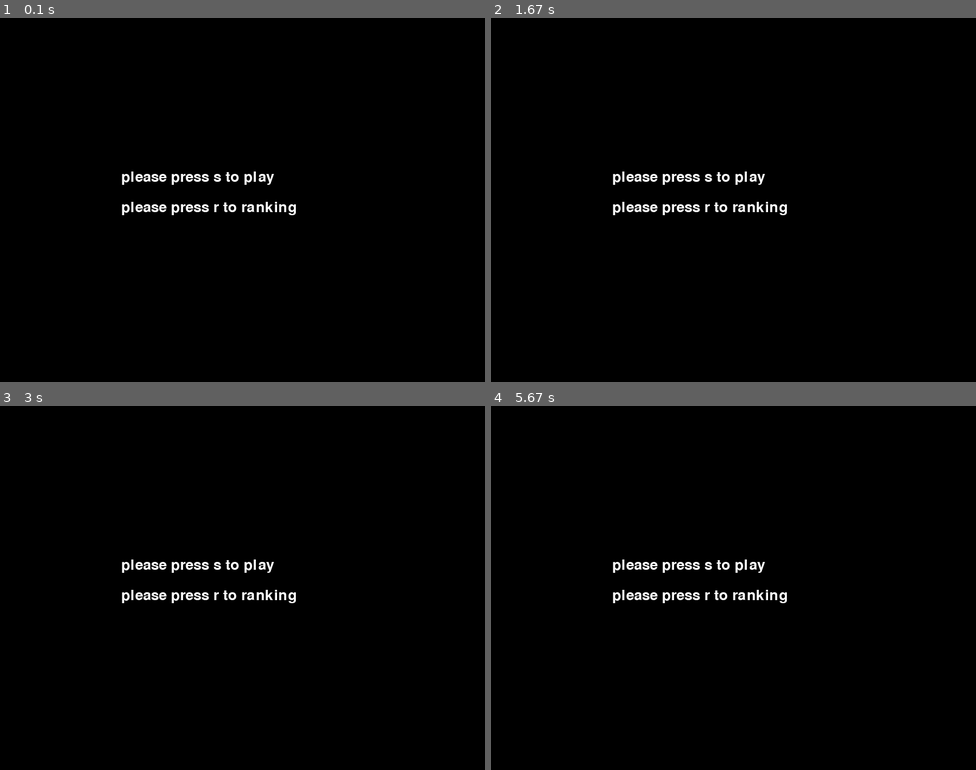
Above: before the commit, frames 1-4 (two rows, left to right).
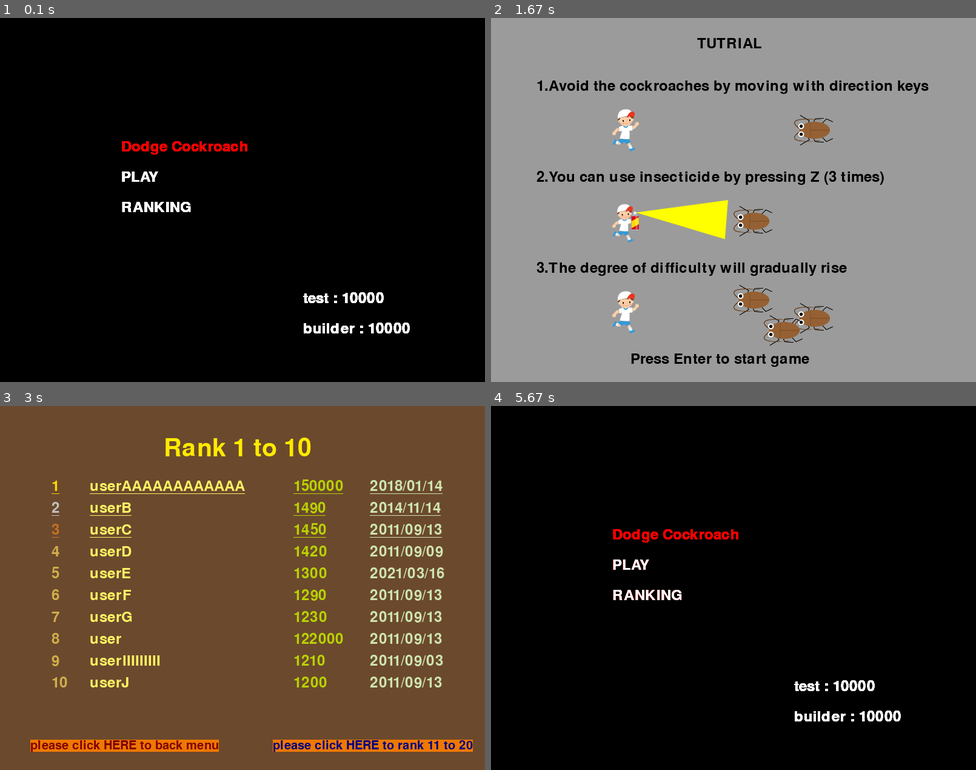
Above: after the commit, the same moments.

Repository: Juju-62q/Taro-sAdventure
Game: pygame game, started from client/MainMenu/MainMenu.py
Same seed, same stepped clock (60 frames per second), same inputs: the game is played once before the commit and once after it.
Inputs (mouse positions are in pixels of both pictures, inside the frame that each line leads up to):
- Up to frame 1 (0.1 s): no input
- Up to frame 2 (1.67 s): press the mouse at (646, 207) at 0.37 s; move the mouse to (714, 243) at 0.47 s; release the mouse at (782, 280) at 0.6 s; press the mouse at (646, 207) at 0.7 s; move the mouse to (617, 247) at 0.8 s; release the mouse at (583, 287) at 0.93 s; press the mouse at (617, 356) at 1.03 s; move the mouse to (617, 243) at 1.13 s; release the mouse at (617, 127) at 1.27 s; press the mouse at (631, 178) at 1.37 s; move the mouse to (631, 159) at 1.47 s; release the mouse at (631, 141) at 1.6 s
- Up to frame 3 (3 s): tap Enter at 1.67, 2.5 s; hold Right 2-2.47 s; move the mouse to (232, 719) at 2.03 s; press the mouse at (155, 595) at 2.87 s; move the mouse to (223, 537) at 2.97 s
- Up to frame 4 (5.67 s): release the mouse at (786, 482) at 3.1 s; press the mouse at (617, 744) at 5.53 s; move the mouse to (689, 682) at 5.63 s

The runs differ from the first frame. In frame 1, 2.0% of the frame differs, in the area x 25-85%, y 33-87%; in frame 2, 98%; in frame 3, 100%, in the area x 0-100%, y 0-100%; in frame 4, 2.0%.

Commit message:
integration test

Diff:
--- a/client/MainMenu/MainMenu.py
+++ b/client/MainMenu/MainMenu.py
@@ -1,7 +1,11 @@
+import sys,os
+sys.path.append(os.getcwd())
+import socket, getpass
 import pygame
 from ScrollGame.ScrollGame import ScrollGame
 from Ranking.Ranking import Ranking
 from PyGameScreen import PyGameScreen
+from pygame.locals import *
 
 class MainMenu(PyGameScreen):
 
@@ -9,30 +13,86 @@
         super().__init__(width, height, surface, fpsClock)
         self.surface.fill((0, 0, 0))
 
+
     def mainMenu(self):
+        # 描画用初期設定
         sysFont = pygame.font.SysFont(None, 36)
-        play = sysFont.render("please press s to play", True, (255, 255, 255))
-        rank = sysFont.render("please press r to ranking", True, (255, 255, 255))
+        play = sysFont.render("PLAY", True, (255, 255, 255))
+        playWidth, playHeight = sysFont.size("PLAY")
+        rank = sysFont.render("RANKING", True, (255, 255, 255))
+        rankWidth, rankHeight = sysFont.size("RANKING")
+        title = sysFont.render("Dodge Cockroach", True, (255, 0, 0))
+        userName = getpass.getuser()
+
+        # ソケット通信
+        #client = socket.socket(socket.AF_INET, socket.SOCK_STREAM)
+        #client.connect(("127.0.0.1", 50000))
+        #client.send("1".encode("ascii"))
+        allHighScore = "test 10000"#client.recv(4096).decode("ascii")
+        allHighScore = allHighScore.replace(" ", " : ")
+        highScore = sysFont.render("{0}".format(allHighScore), True, (255, 255, 255))
+
+        #client.send("2".encode("ascii"))
+        #temp = client.recv(4096) #"Connected"
+        #client.send(userName.encode("ascii"))
+        userHighScore = "10000"#client.recv(4096).decode("ascii")
+        userScore = userName + " : " + userHighScore
+        user = sysFont.render(userScore, True, (255, 255, 255))
+
         flag = False
 
+        #client.close()
+
         while (1):
-            self.checkQuit()
+            #self.checkQuit()
             if(not flag):
+                self.surface.blit(title, (200, 200))
                 self.surface.blit(play, (200, 250))
                 self.surface.blit(rank, (200, 300))
+                self.surface.blit(highScore, (500, 450))
+                self.surface.blit(user, (500, 500))
                 pygame.display.update()
-                flag = True
-            pressedKey = pygame.key.get_pressed()
-            if pressedKey[pygame.K_s]:
-                scrollGame = ScrollGame(self.width, self.height, self.surface, self.fpsClock)
-                scrollGame.gamePlay()
-                self.surface.fill((0, 0, 0))
-                flag = False
-            elif pressedKey[pygame.K_r]:
-                ranking = Ranking(self.width, self.height, self.surface, self.fpsClock)
-                ranking.Ranking()
-                self.surface.fill((0, 0, 0))
-                flag = False
+
+                for event in pygame.event.get():
+                    #マウスポインタの位置を取る
+                    if event.type == MOUSEMOTION:
+                        x, y = event.pos
+                        if 200 <= x <= 200 + playWidth and 250 <= y <= 250 + playHeight:
+                            play = sysFont.render("PLAY", True, (255, 0, 0))
+                        elif 200 <= x <= 200 + rankWidth and 300 <= y <= 300 + rankHeight:
+                            rank = sysFont.render("RANKING", True, (255, 0, 0))
+                        else:
+                            play = sysFont.render("PLAY", True, (255, 255, 255))
+                            rank = sysFont.render("RANKING", True, (255, 255, 255))
+
+                    if event.type == MOUSEBUTTONDOWN and event.button == 1:
+                        x, y = event.pos
+                        if 200 <= x <= 200 + playWidth and 250 <= y <= 250 + playHeight:
+                            click = "PLAY"
+                            flag = True
+                        elif 200 <= x <= 200 + rankWidth and 300 <= y <= 300 + rankHeight:
+                            click = "RANKING"
+                            flag = True
+
+                    if event.type == QUIT:
+                        pygame.quit()
+                        exit()
+
+                #flag = True
+            #pressedKey = pygame.key.get_pressed()
+            #if pressedKey[pygame.K_s]:
+            else:
+                if click == "PLAY":
+                    scrollGame = ScrollGame(self.width, self.height, self.surface, self.fpsClock)
+                    scrollGame.gamePlay()
+                    self.surface.fill((0, 0, 0))
+                    flag = False
+            #elif pressedKey[pygame.K_r]:
+                elif click == "RANKING":
+                    ranking = Ranking(self.width, self.height, self.surface, self.fpsClock)
+                    ranking.Ranking()
+                    self.surface.fill((0, 0, 0))
+                    flag = False
 
 
 if __name__ == '__main__':
@@ -42,5 +102,6 @@
     height = 600
     surface = pygame.display.set_mode((width, height))
     fpsClock = pygame.time
+
     play = MainMenu(width, height, surface, fpsClock)
     play.mainMenu()
--- a/client/Ranking/Ranking.py
+++ b/client/Ranking/Ranking.py
@@ -1,21 +1,249 @@
 import pygame
+import socket
+import pickle
 from PyGameScreen import PyGameScreen
+from pygame.locals import QUIT, MOUSEBUTTONDOWN
+from datetime import datetime
+
 
 class Ranking(PyGameScreen):
 
     def __init__(self, width, height, surface, fpsClock):
         super().__init__(width, height, surface, fpsClock)
-        self.surface.fill((0, 0, 0))
+        self.backColor = (107, 73, 45) # 茶色
+        self.surface.fill(self.backColor)
 
     def Ranking(self):
         # TODO
-        sysFont = pygame.font.SysFont(None, 36)
-        tmp = sysFont.render("please press backspace to back menu", True, (255, 255, 255))
-        self.surface.blit(tmp, (200, 300))
-        pygame.display.update()
-
-        while (1):
-            self.checkQuit()
-            pressedKey = pygame.key.get_pressed()
-            if pressedKey[pygame.K_BACKSPACE]:
-                break
+        #host = 'localhost' # 適宜変えること
+        #port = 59630
+        #client = socket.socket(socket.AF_INET, socket.SOCK_STREAM)
+        #client.connect((host, port)) # サーバーに接続
+        #client.sendall(b'3') # サーバーに要求する処理の識別子
+        #resTemp = client.recv(4096).decode('ascii') # receive "connected"
+        #response = client.recv(4096).decode('ascii').replace('\x00', '') # これで足りないかもしれないので注意
+
+        response = "userAAAAAAAAAAAA 150000 1515934222.15197\nuserB 1490 1415933222.15197\nuserC 1450 1315933222.15197\nuserD 1420 1315533222.15197\nuserE 1300 1615933222.15197\nuserF 1290 1315936222.15197\nuserG 1230 1315933229.15197\nuser 122000 1315913222.15197\nuserIIIIIIIII 1210 1315033222.15197\nuserJ 1200 1315930222.15197\nuserAA 1190 1312933222.15197\nuserBB 1180 1315933022.15197\nuserCC 1120 1315993222.15197\nuserDD 1100 1315633222.15197\nuserEE 1000 1315933220.15197\nuserFF 980 1319933222.15197\nuserGGGG 970000 1310033222.15197\nuserHH 800 1315933000.15197\nuserII 700 1315939022.15197\nuserJJ 200 1315434222.15197" # テスト用
+        rankingTemp = response.split('\n')
+        #client.close() # サーバーとの通信終了
+
+
+
+        # ランキングの取得
+        rankFontSize = 36
+        rankingFont = pygame.font.SysFont(None, rankFontSize)
+        rankingData = [] # タプルのリスト
+        for rank, data in enumerate(rankingTemp, 1):
+            name, score, t = data.split()
+            playTime = (datetime.fromtimestamp(float(t))).strftime('%Y/%m/%d')
+            rankingData.append((str(rank), name, score, playTime))
+
+        sysFont = pygame.font.SysFont(None, 36) # フォントの設定
+        returnObj = ClickedString("please click HERE to back menu", 50, 550) # メインメニューへ戻る関連
+        nextObj = NextString("please click HERE to rank 11 to 20", 450, 550, 0) # ランキング順位切り替え関連
+        returnFlag = False # メインメニューに戻るフラグ
+        mousepos = [] # マウスクリックの座標のリスト
+        while (not returnFlag):
+            self.surface.fill(self.backColor) # 初期化
+            returnObj.blitString(self.surface, (128, 0, 0), (238, 120, 0)) # メインメニューに戻る文章の描画
+            nextObj.blitString(self.surface, (0, 0, 128), (238, 120, 0)) # ページ移動の文章の描画
+            self.blitRanking(rankingData, nextObj.page) # ランキングの描画
+
+            # 画面トップの描画
+            topFont = pygame.font.SysFont(None, 60)
+            tmp = topFont.render("Rank {0} to {1}".format(nextObj.thisStart, nextObj.thisEnd), True, (255, 234, 0))
+            self.surface.blit(tmp, (270, 50))
+
+            # イベントチェック
+            for event in pygame.event.get():
+                if event.type == QUIT:
+                    pygame.quit()
+                    exit()
+                elif event.type == MOUSEBUTTONDOWN:
+                    mousepos.append(event.pos)
+
+            # マウスの座標について処理
+            for x, y in mousepos:
+                # メインメニューに戻る
+                if returnObj.x <= x <= returnObj.x+returnObj.width and returnObj.y <= y <= returnObj.y+returnObj.height:
+                    returnFlag = True
+                # ランキング順位切り替え
+                if nextObj.x <= x <= nextObj.x+nextObj.width and nextObj.y <= y <= nextObj.y+nextObj.height:
+                    if nextObj.page == 0:
+                        nextObj.page = 1
+                    else:
+                        nextObj.page = 0
+                    nextObj.strChange() # ページ移動の文章の内容変更
+            mousepos.clear()
+            pygame.display.update()
+
+
+    def blitRanking(self, rankingData, page): # ランキングを表示する関数
+        rankFontSize = 36
+        rankingFont = pygame.font.SysFont(None, rankFontSize)
+        charLength, _ = rankingFont.size('   ') # ランキング表示整形のための文字幅(文字によって横幅異なる)
+
+        limitLength = 16
+        maxLength = 0
+        for i in range(10):
+            if maxLength < len(rankingData[i+10*page][1]):
+                maxLength = len(rankingData[i+10*page][1])
+        nameWidth = charLength * maxLength # 整形のための処理
+
+        for i in range(10): # 以下ランキング出力
+            rank, name, score, playTime = rankingData[i+10*page]
+            line = 120 + i*rankFontSize
+
+            # 順位の表示
+            startRank = 85 + (limitLength-maxLength)*charLength /2
+            rankColor = (208, 175, 76)
+            if page == 0:
+                if i == 0:
+                    rankingFont.set_underline(True)
+                    rankColor = (255, 215, 0)
+                elif i == 1:
+                    rankColor = (192, 192, 192)
+                elif i == 2:
+                    rankColor = (196, 112, 34)
+                elif i == 3:
+                    rankingFont.set_underline(False)
+            temp = rankingFont.render(rank, True, rankColor)
+            self.surface.blit(temp, (startRank, line))
+
+            # プレイヤー名の表示
+            startName = startRank + charLength*3
+            nameColor = (254, 242, 99)
+            temp = rankingFont.render(name, True, nameColor)
+            self.surface.blit(temp, (startName, line))
+
+            # スコアの表示
+            startScore = startName + nameWidth
+            scoreColor = (184, 210, 0)
+            temp = rankingFont.render(score, True, scoreColor)
+            self.surface.blit(temp, (startScore, line))
+
+            # プレイ時間の表示
+            startTime = startScore + charLength*6
+            timeColor = (206, 228, 174)
+            temp = rankingFont.render(playTime, True, timeColor)
+            self.surface.blit(temp, (startTime, line))
+
+
+# クリックされる文字列のクラス(画面下部)
+class ClickedString():
+
+    def __init__(self, string, x, y):
+        self._sysFont = pygame.font.SysFont(None, 30)
+        self._string = string
+        self._width, self._height = self.sysFont.size(string)
+        self._x = x
+        self._y = y
+
+    @property
+    def sysFont(self):
+        return self._sysFont
+
+    @sysFont.setter
+    def sysFont(self, sysFont):
+        self._sysFont = sysFont
+
+
+    @property
+    def string(self):
+        return self._string
+
+    @string.setter
+    def string(self, string):
+        self._string = string
+
+    @property
+    def width(self):
+        return self._width
+
+    @width.setter
+    def width(self, width):
+        self._width = width
+
+    @property
+    def height(self):
+        return self._height
+
+    @height.setter
+    def height(self, height):
+        self._height = height
+
+    @property
+    def x(self):
+        return self._x
+
+    @x.setter
+    def x(self, x):
+        self._x = x
+
+    @property
+    def y(self):
+        return self._y
+
+    @y.setter
+    def y(self, y):
+        self._y = y
+
+    # 文字列を表示する関数
+    def blitString(self, surface, textColor, backgroundColor):
+        tmp = self.sysFont.render(self.string, True, textColor, backgroundColor)
+        surface.blit(tmp, (self.x, self.y))
+
+
+# 表示する順位を切り替えるには...についてのクラス
+class NextString(ClickedString):
+
+    def __init__(self, string, x, y, page):
+        super().__init__(string, x, y)
+        self._page = page
+        self._thisStart, self._thisEnd = 1, 10
+        self._nextStart, self._nextEnd = 11, 20
+
+    @property
+    def page(self):
+        return self._page
+
+    @page.setter
+    def page(self, page):
+        self._page = page
+
+    @property
+    def thisStart(self):
+        return self._thisStart
+
+    @thisStart.setter
+    def thisStart(self, thisStart):
+        self._thisStart = thisStart
+
+    @property
+    def thisEnd(self):
+        return self._thisEnd
+
+    @thisEnd.setter
+    def thisEnd(self, thisEnd):
+        self._thisEnd = thisEnd
+
+    @property
+    def nextStart(self):
+        return self._nextStart
+
+    @nextStart.setter
+    def nextStart(self, nextStart):
+        self._nextStart = nextStart
+
+    @property
+    def nextEnd(self):
+        return self._nextEnd
+
+    @nextEnd.setter
+    def nextEnd(self, nextEnd):
+        self._nextEnd = nextEnd
+
+    def strChange(self): # 表示内容を変更する関数
+        (self.nextStart, self.nextEnd), (self.thisStart, self.thisEnd) = (self.thisStart, self.thisEnd), (self.nextStart, self.nextEnd)
+        self.string = "please click HERE to rank {0} to {1}".format(self.nextStart, self.nextEnd)
+        self.width, self.height = self.sysFont.size(self.string)
